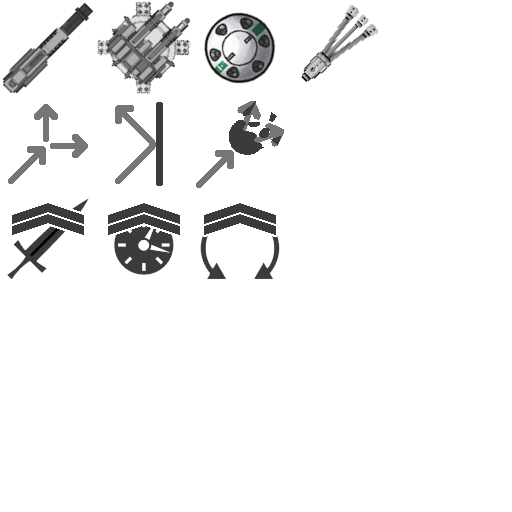
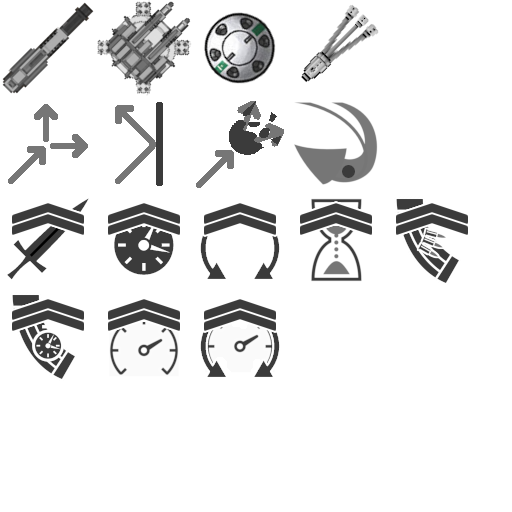
Comparing the layer stacks of the two 512×512 images. Changes:
removed layer "Layer #4" over (202, 203, 278, 237)
removed layer "Layer #5" over (200, 206, 280, 279)
added layer "Layer #13" above "Pasted Layer #9" over (203, 299, 277, 333)
added layer "Pasted Layer #9" above "Layer #14" over (200, 304, 280, 377)
added layer "Layer #14" above "Pasted Layer #8" over (108, 299, 180, 333)
added layer "Pasted Layer #8" above "Layer #15" over (108, 313, 180, 376)
added layer "Layer #15" above "Pasted Layer #6" over (12, 297, 84, 333)
added layer "Pasted Layer #6" above "Layer #16" over (12, 294, 77, 379)
added layer "Layer #16" above "Pasted Layer #7" over (396, 201, 468, 237)
added layer "Pasted Layer #7" above "Layer #17" over (396, 198, 461, 283)
added layer "Layer #17" above "Pasted Layer #2" over (300, 201, 372, 237)
added layer "Pasted Layer #2" above "Layer #18" over (308, 198, 364, 282)
added layer "Layer #18" above "Layer #9" over (202, 203, 278, 237)
added layer "Layer #9" above "Layer #19" over (200, 206, 280, 279)
renamed "Layer #3" to "Layer #19", painted on it over (108, 203, 180, 235)
renamed "Layer #1" to "Layer #20", painted on it over (12, 203, 84, 235)
added layer "Pasted Layer #4" above "Pasted Layer copy #1" over (294, 102, 378, 185)
